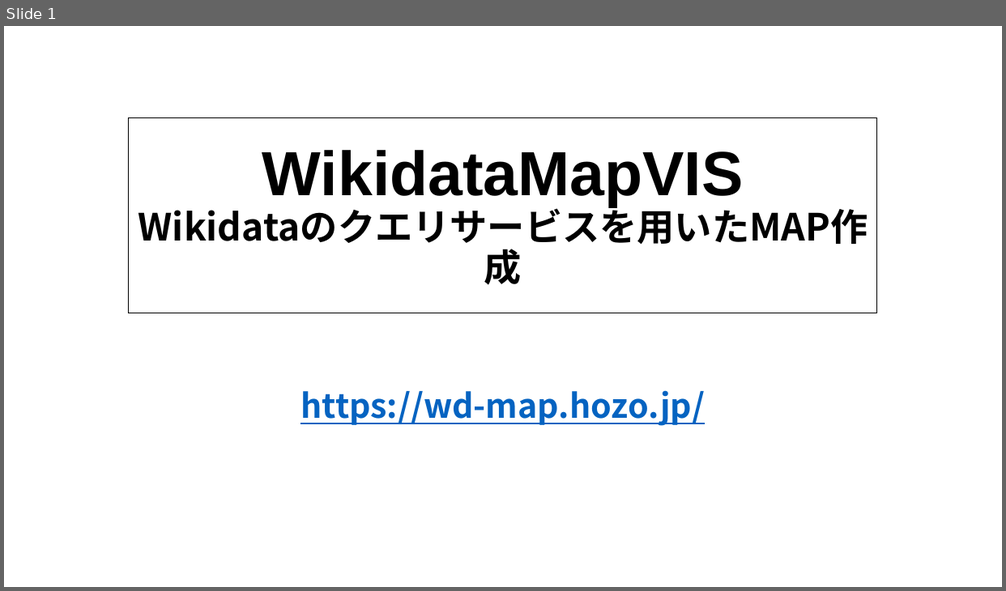
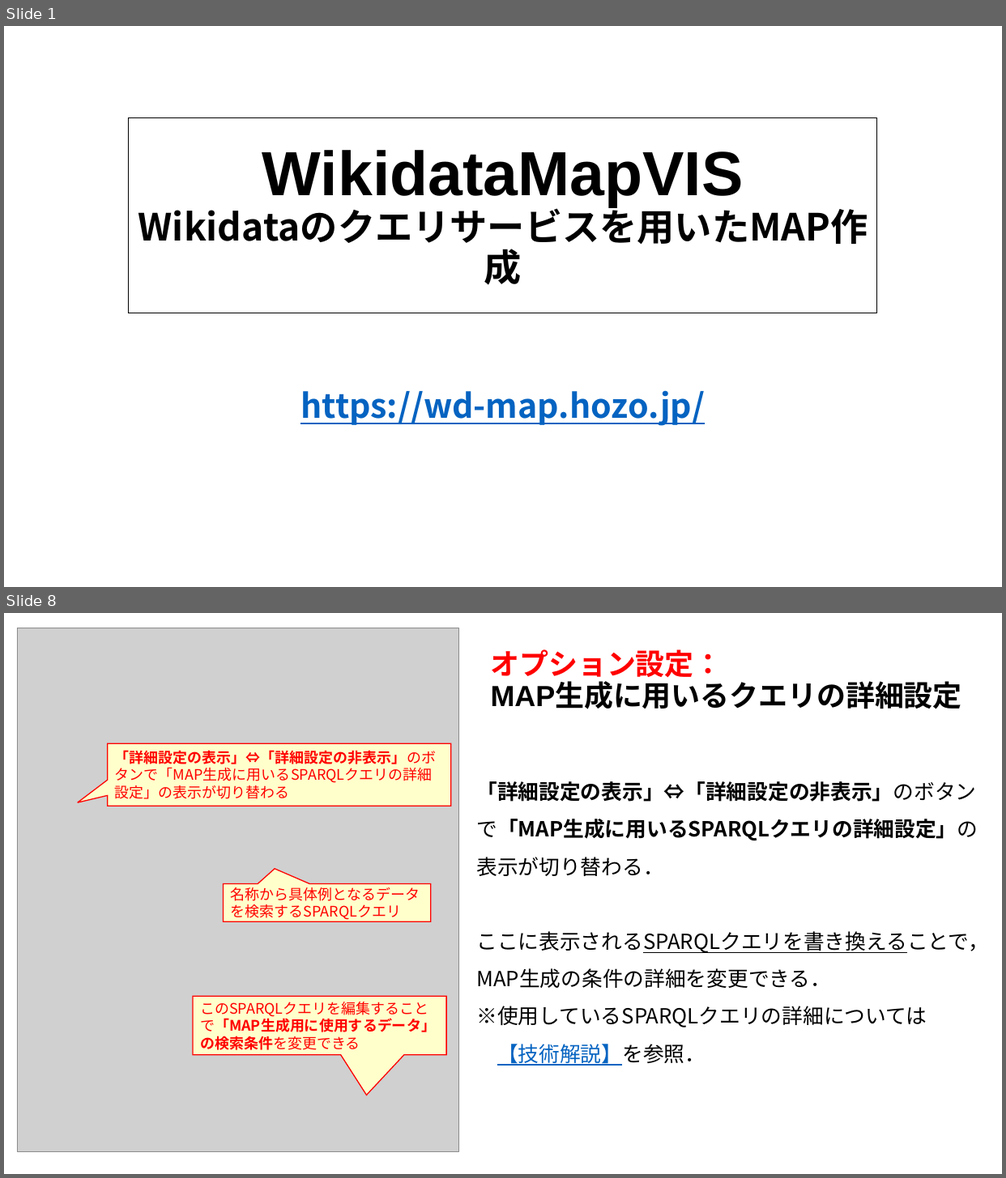
Before and after one commit to oecu-kozaki-lab/WikidataMapVIS, a slide deck: doc/WikidataMapVIS説明図.pptx. Shown one above the other, each under a label of ours: slide 1 before the commit, slides 1 and 8 after it; the slides between them are not shown. The pictures are 1006x591 and 1006x1178 pixels, drawn with LibreOffice and Linux fonts; fonts in the diff are those of the drawing; grey boxes stand for pictures. Boxes give left, top, right and bottom in pixels: in the first picture for what was removed or moved away, otherwise in the second. Text is boxed around its words. In the diff, an @@ line names an element or a change of style, - is before the commit and + after.

```diff
--- a/doc/WikidataMapVIS説明図.pptx
+++ b/doc/WikidataMapVIS説明図.pptx
@@ slide 8 added at bbox=[4, 613, 1002, 1174], background #FFFFFF @@
@@ picture added at bbox=[17, 628, 458, 1152] @@
@@ title added at bbox=[491, 649, 962, 709], 28 pt, text #000000, bold @@
+オプション設定：
+MAP生成に用いるクエリの詳細設定
@@ speech box added at bbox=[108, 743, 451, 806], fill #FFFFCC, outline #FF0000 1 pt, 14 pt, text #FF0000 @@
+「詳細設定の表示」⇔「詳細設定の非表示」のボタンで「MAP生成に用いるSPARQLクエリの詳細設定」の表示が切り替わる
@@ text added at bbox=[476, 781, 989, 1066], 20 pt, text #000000 @@
+「詳細設定の表示」⇔「詳細設定の非表示」のボタンで「MAP生成に用いるSPARQLクエリの詳細設定」の表示が切り替わる．
+ここに表示されるSPARQLクエリを書き換えることで，MAP生成の条件の詳細を変更できる．
+※使用しているSPARQLクエリの詳細については
+【技術解説】を参照．
@@ speech box added at bbox=[224, 884, 431, 922], fill #FFFFCC, outline #FF0000 1 pt, 14 pt, text #FF0000 @@
+名称から具体例となるデータを検索するSPARQLクエリ
@@ speech box added at bbox=[193, 996, 446, 1054], fill #FFFFCC, outline #FF0000 1 pt, 14 pt, text #FF0000 @@
+このSPARQLクエリを編集することで「MAP生成用に使用するデータ」の検索条件を変更できる
```
Also in this commit, not shown: 5 slides changed, 1 other slide added, 2 slides removed, 1 other file.
